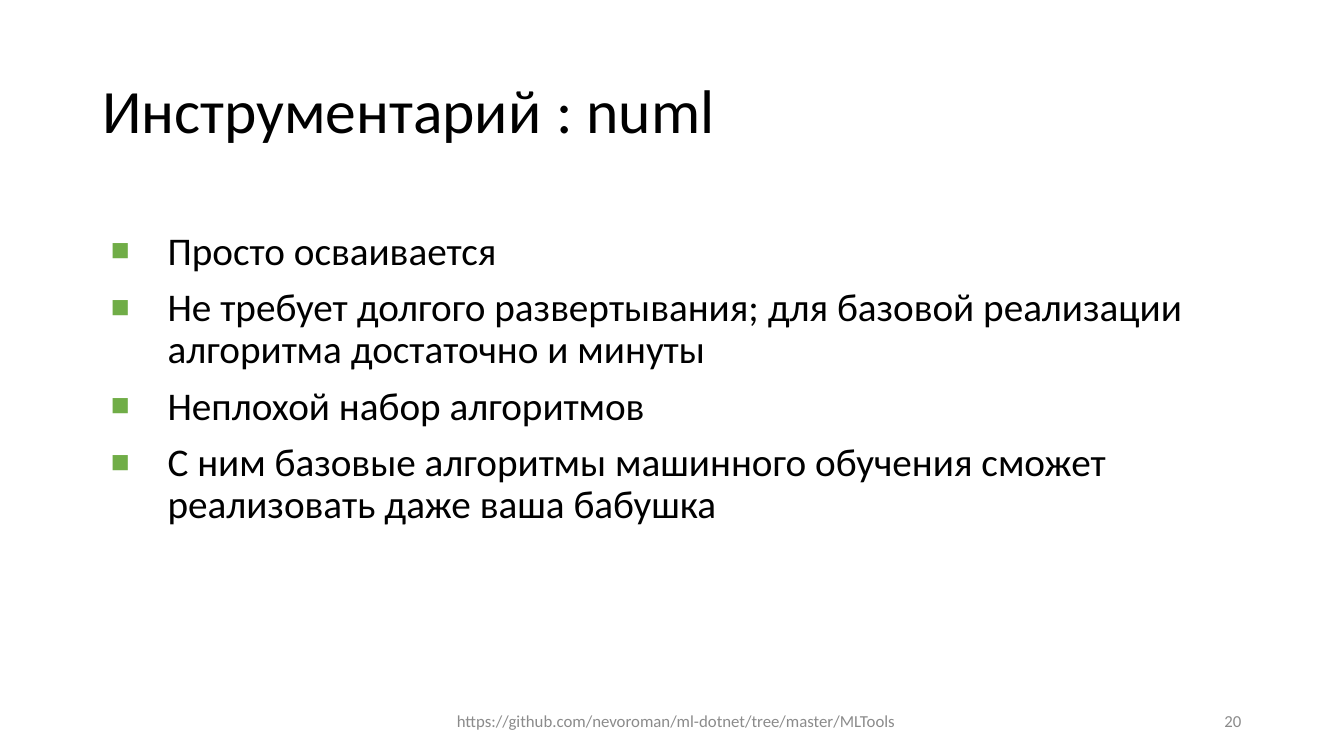
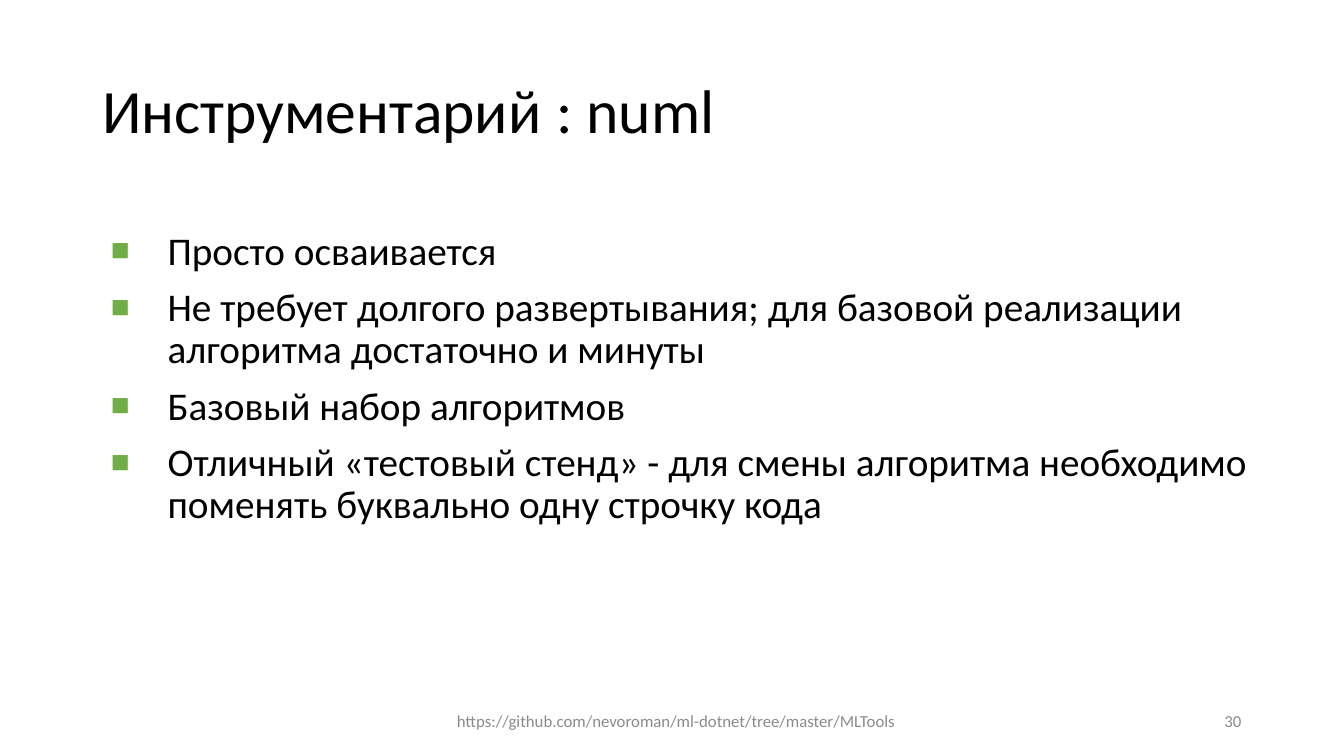
Before and after one commit to Spectr9/ml-dotnet, a slide deck: slide 30 of Slides/Slides.pptx (slide 20 before the commit). Drawn at 1344x756 pixels with LibreOffice and Linux fonts; fonts in the diff are those of the drawing. Boxes give left, top, right and bottom in pixels: in the first picture for what was removed or moved away, otherwise in the second. Text is boxed around its words. In the diff, an @@ line names an element or a change of style, - is before the commit and + after.

```diff
--- a/Slides/Slides.pptx
+++ b/Slides/Slides.pptx
@@ text at (168,393,1246,525): text changed @@
-■ Неплохой набор алгоритмов
-■ С ним базовые алгоритмы машинного обучения сможет реализовать даже ваша бабушка
+■ Базовый набор алгоритмов
+■ Отличный «тестовый стенд» - для смены алгоритма необходимо поменять буквально одну строчку кода
```
Also in this commit, not shown: 9 other slides changed, 13 slides added, 1 slide removed, 2 other files.
